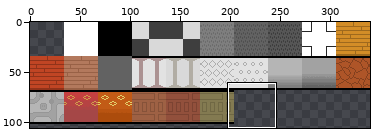
Sprite sheet -- RoomTileset/RoomTileset.png. Above: a wide view before the commit, with the close-up outlined.
Close-up. Before:
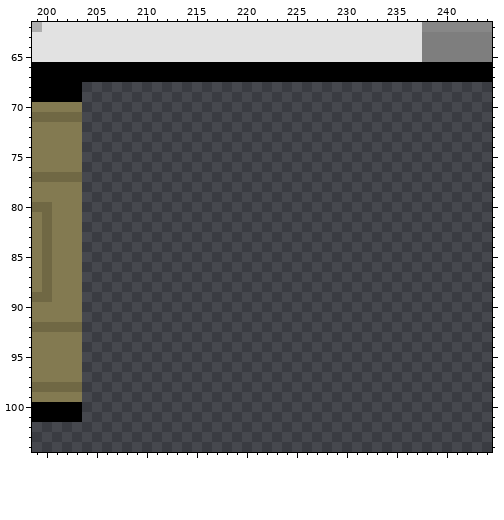
The file is 340x340 pixels. Colours within 5 levels of each other are drawn and written as one. Shown: x 199..244, y 62..104. The wide view leaves out empty margins.
After:
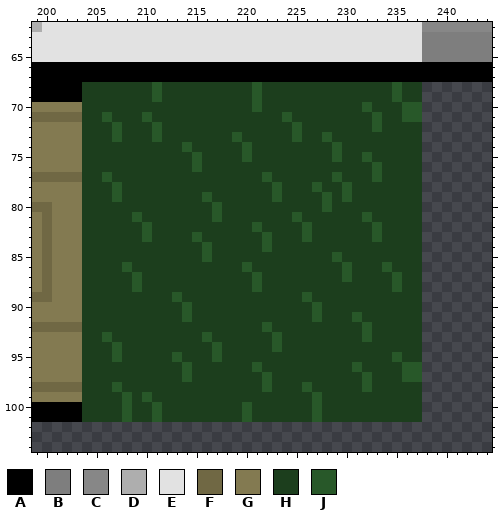
Palette (. is transparent): A #000000  B #7e7e7e  C #878787  D #aeaeae  E #e2e2e2  F #706844  G #837a51  H #1c3e1d  J #285829
Difference:
@@ x 199..244 @@
  67 AAAAAAAAAAAAAAAAAAAAAAAAAAAAAAAAAAAAAAAAAAAAAA
- 68 AAAAA.........................................
- 69 AAAAA.........................................
- 70 GGGGG.........................................
- 71 FFFFF.........................................
- 72 GGGGG.........................................
- 73 GGGGG.........................................
- 74 GGGGG.........................................
- 75 GGGGG.........................................
- 76 GGGGG.........................................
- 77 FFFFF.........................................
- 78 GGGGG.........................................
- 79 GGGGG.........................................
- 80 FFGGG.........................................
- 81 GFGGG.........................................
- 82 GFGGG.........................................
- 83 GFGGG.........................................
- 84 GFGGG.........................................
- 85 GFGGG.........................................
- 86 GFGGG.........................................
- 87 GFGGG.........................................
- 88 GFGGG.........................................
- 89 FFGGG.........................................
- 90 GGGGG.........................................
- 91 GGGGG.........................................
- 92 FFFFF.........................................
- 93 GGGGG.........................................
- 94 GGGGG.........................................
- 95 GGGGG.........................................
- 96 GGGGG.........................................
- 97 GGGGG.........................................
- 98 FFFFF.........................................
- 99 GGGGG.........................................
-100 AAAAA.........................................
-101 AAAAA.........................................
+ 68 AAAAAHHHHHHHJHHHHHHHHHJHHHHHHHHHHHHHJHH.......
+ 69 AAAAAHHHHHHHJHHHHHHHHHJHHHHHHHHHHHHHJHH.......
+ 70 GGGGGHHHHHHHHHHHHHHHHHJHHHHHHHHHHJHHHJJ.......
+ 71 FFFFFHHJHHHJHHHHHHHHHHHHHJHHHHHHHHJHHJJ.......
+ 72 GGGGGHHHJHHHJHHHHHHHHHHHHHJHHHHHHHJHHHH.......
+ 73 GGGGGHHHJHHHJHHHHHHHJHHHHHJHHJHHHHHHHHH.......
+ 74 GGGGGHHHHHHHHHHJHHHHHJHHHHHHHHJHHHHHHHH.......
+ 75 GGGGGHHHHHHHHHHHJHHHHJHHHHHHHHJHHJHHHHH.......
+ 76 GGGGGHHHHHHHHHHHJHHHHHHHHHHHHHHHHHJHHHH.......
+ 77 FFFFFHHJHHHHHHHHHHHHHHHJHHHHHHJHHHJHHHH.......
+ 78 GGGGGHHHJHHHHHHHHHHHHHHHJHHHJHHJHHHHHHH.......
+ 79 GGGGGHHHJHHHHHHHHJHHHHHHJHHHHJHJHHHHHHH.......
+ 80 FFGGGHHHHHHHHHHHHHJHHHHHHHHHHJHHHHHHHHH.......
+ 81 GFGGGHHHHHJHHHHHHHJHHHHHHHJHHHHHHJHHHHH.......
+ 82 GFGGGHHHHHHJHHHHHHHHHHJHHHHJHHHHHHJHHHH.......
+ 83 GFGGGHHHHHHJHHHHJHHHHHHJHHHJHHHHHHJHHHH.......
+ 84 GFGGGHHHHHHHHHHHHJHHHHHJHHHHHHHHHHHHHHH.......
+ 85 GFGGGHHHHHHHHHHHHJHHHHHHHHHHHHJHHHHHHHH.......
+ 86 GFGGGHHHHJHHHHHHHHHHHJHHHHHHHHHJHHHJHHH.......
+ 87 GFGGGHHHHHJHHHHHHHHHHHJHHHHHHHHJHHHHJHH.......
+ 88 GFGGGHHHHHJHHHHHHHHHHHJHHHHHHHHHHHHHJHH.......
+ 89 FFGGGHHHHHHHHHJHHHHHHHHHHHHJHHHHHHHHHHH.......
+ 90 GGGGGHHHHHHHHHHJHHHHHHHHHHHHJHHHHHHHHHH.......
+ 91 GGGGGHHHHHHHHHHJHHHHHHHHHHHHJHHHJHHHHHH.......
+ 92 FFFFFHHHHHHHHHHHHHHHHHHJHHHHHHHHHJHHHHH.......
+ 93 GGGGGHHJHHHHHHHHHJHHHHHHJHHHHHHHHJHHHHH.......
+ 94 GGGGGHHHJHHHHHHHHHJHHHHHJHHHHHHHHHHHHHH.......
+ 95 GGGGGHHHJHHHHHJHHHJHHHHHHHHHHHHHHHHHJHH.......
+ 96 GGGGGHHHHHHHHHHJHHHHHHJHHHHHHHHHJHHHHJJ.......
+ 97 GGGGGHHHHHHHHHHJHHHHHHHJHHHHHHHHHJHHHJJ.......
+ 98 FFFFFHHHJHHHHHHHHHHHHHHJHHHJHHHHHJHHHHH.......
+ 99 GGGGGHHHHJHJHHHHHHHHHHHHHHHHJHHHHHHHHHH.......
+100 AAAAAHHHHJHHJHHHHHHHHJHHHHHHJHHHHHHHHHH.......
+101 AAAAAHHHHJHHJHHHHHHHHJHHHHHHJHHHHHHHHHH.......
 102 ..............................................
Changed places in both close-ups, as pixel boxes (x1, y1, x2, y2):
added: (82, 82, 422, 422)
